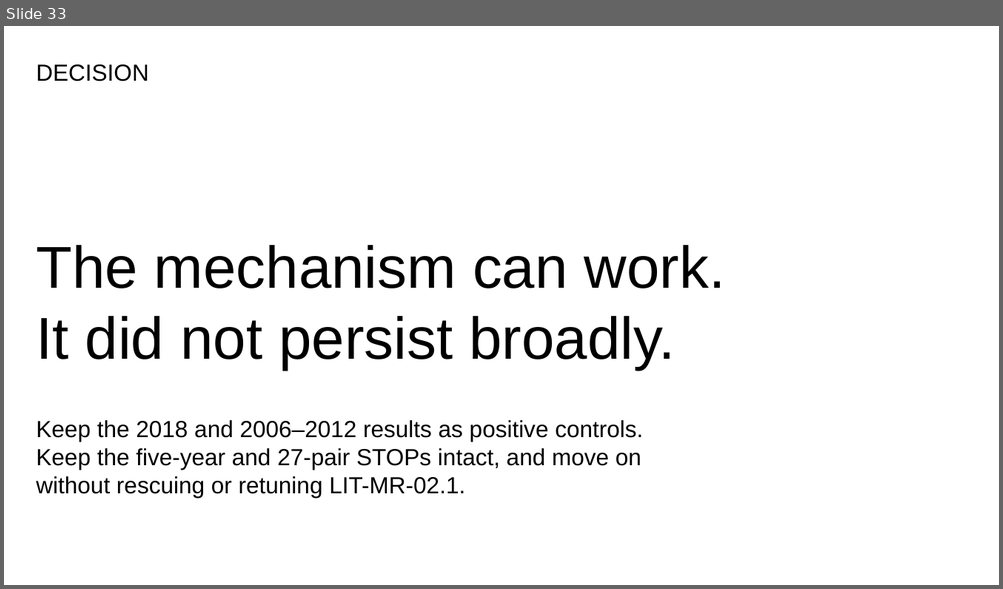
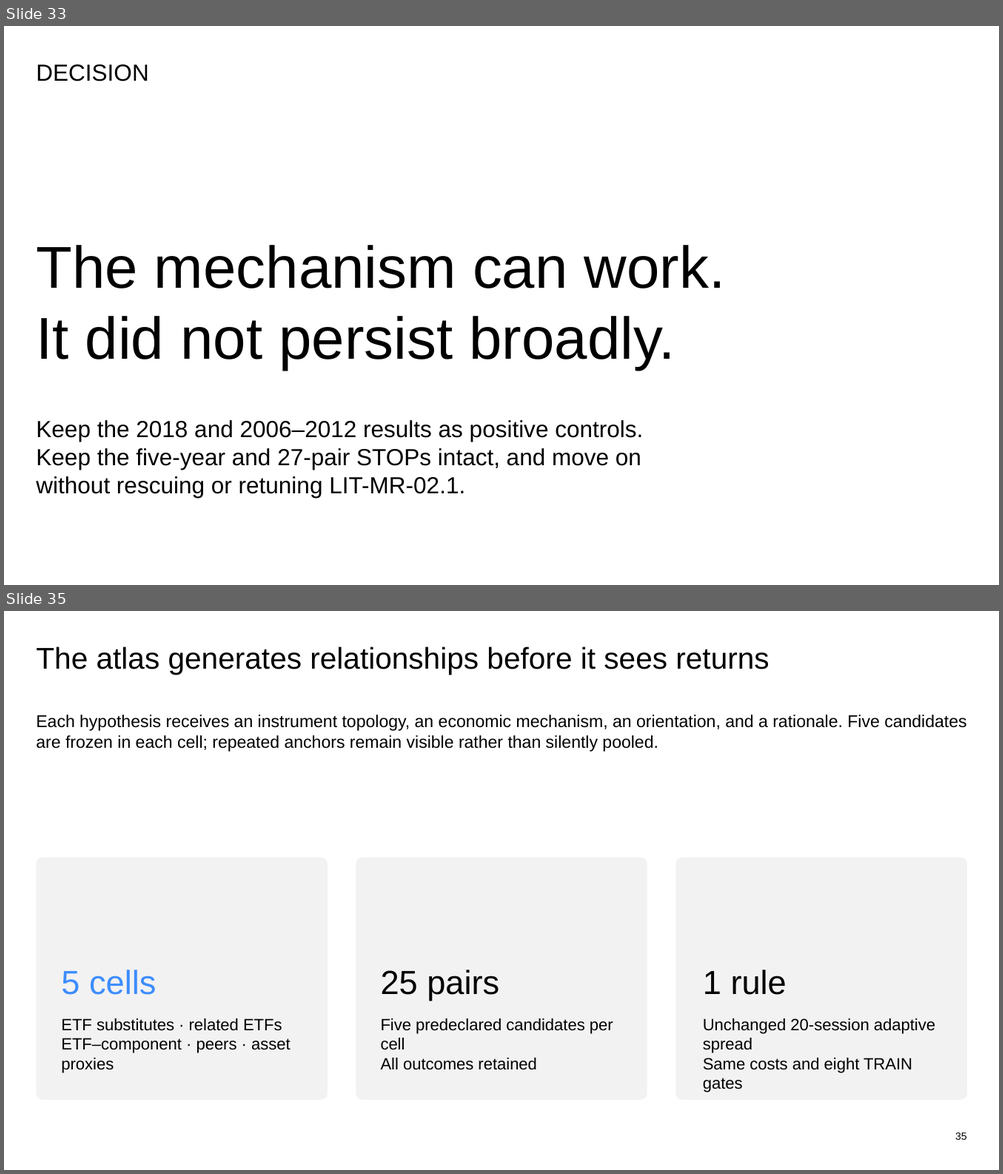
Before and after one commit to Francisc0Franc0/Time-Series-Modeling-Gen5, a slide deck: presentations/gen5_lit_mr_02_1_bollinger_evidence.pptx. Shown one above the other, each under a label of ours: slide 33 before the commit, slides 33 and 35 after it; the slides between them are not shown. The pictures are 1003x589 and 1003x1174 pixels, drawn with LibreOffice and Linux fonts; fonts in the diff are those of the drawing. Boxes give left, top, right and bottom in pixels: in the first picture for what was removed or moved away, otherwise in the second. Text is boxed around its words. In the diff, an @@ line names an element or a change of style, - is before the commit and + after.

Commit message:
Add relationship atlas and Johansen triplet POCs

```diff
--- a/presentations/gen5_lit_mr_02_1_bollinger_evidence.pptx
+++ b/presentations/gen5_lit_mr_02_1_bollinger_evidence.pptx
@@ slide 35 added at box(4, 611, 999, 1170), background #FFFFFF @@
@@ text added at box(36, 647, 768, 675), 29 pt, text #000000 @@
+The atlas generates relationships before it sees returns
@@ text added at box(36, 715, 966, 752), 16.5 pt, text #000000 @@
+Each hypothesis receives an instrument topology, an economic mechanism, an orientation, and a rationale. Five candidates are frozen in each cell; repeated anchors remain visible rather than silently pooled.
@@ rounded rectangle added at box(36, 858, 327, 1100), fill #F2F2F2 @@
@@ rounded rectangle added at box(356, 858, 647, 1100), fill #F2F2F2 @@
@@ rounded rectangle added at box(675, 858, 967, 1100), fill #F2F2F2 @@
@@ text added at box(61, 970, 156, 995), 32.2 pt, text #3D8DFF @@
+5 cells
@@ text added at box(381, 970, 499, 1001), 32.2 pt, text #000000 @@
+25 pairs
@@ text added at box(703, 970, 786, 995), 32.2 pt, text #000000 @@
+1 rule
@@ text added at box(61, 1019, 290, 1073), 15.8 pt, text #000000 @@
+ETF substitutes · related ETFs
+ETF–component · peers · asset proxies
@@ text added at box(381, 1019, 613, 1071), 15.8 pt, text #000000 @@
+Five predeclared candidates per cell
+All outcomes retained
@@ text added at box(703, 1019, 935, 1073), 15.8 pt, text #000000 @@
+Unchanged 20-session adaptive spread
+Same costs and eight TRAIN gates
@@ text added at box(955, 1133, 967, 1140), 10 pt, text #000000 @@
+35
```
Also in this commit, not shown: 1 slide changed, 5 other slides added, 16 other files.
